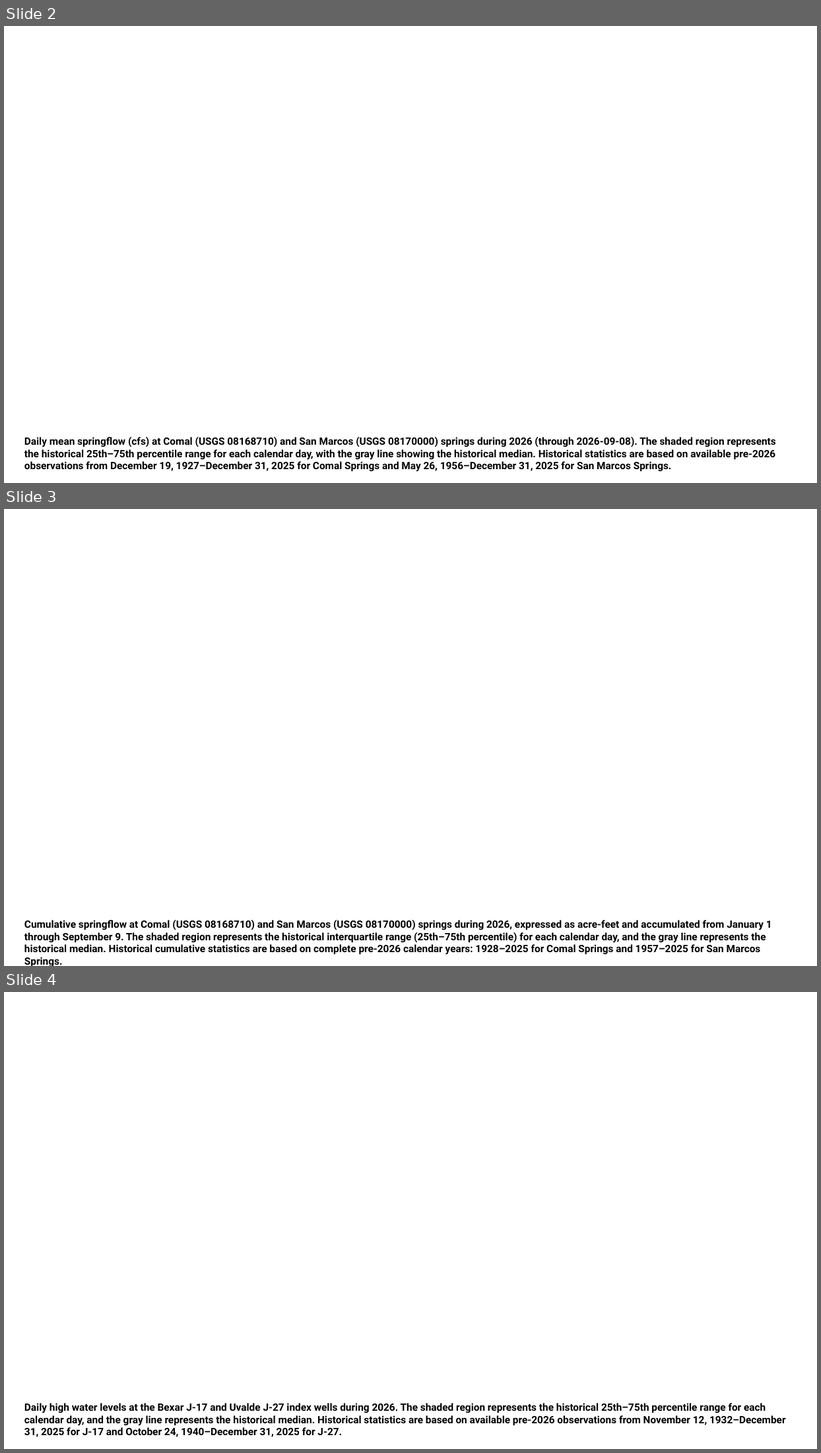
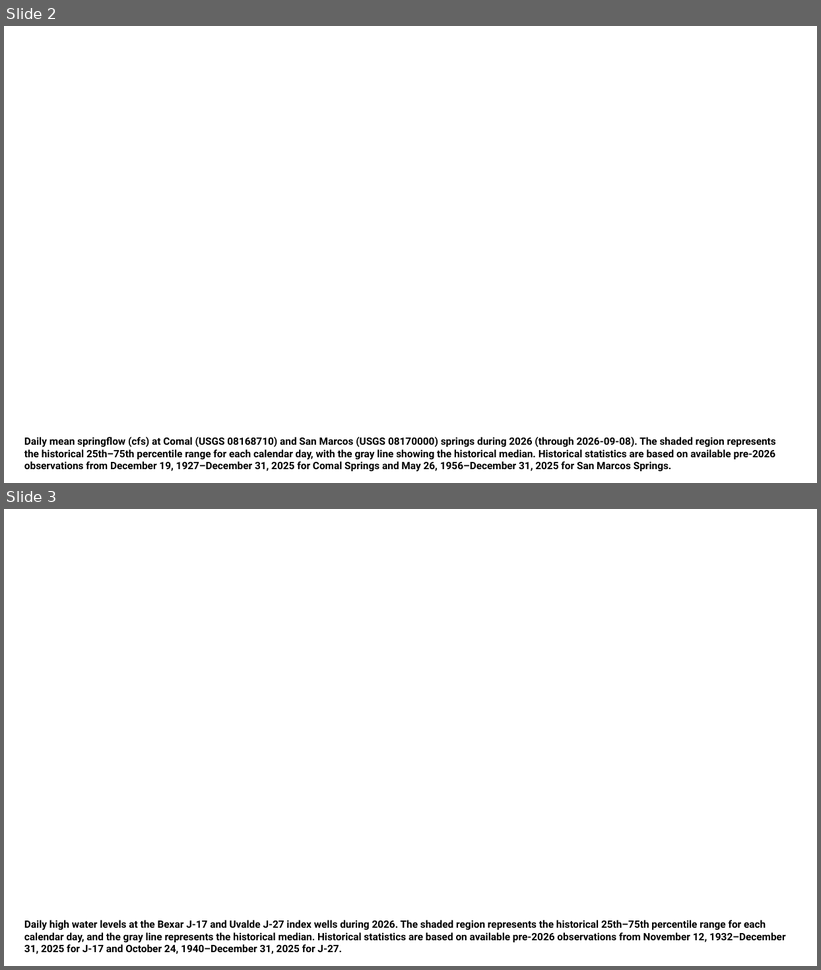
Before and after one commit to cfurl/EAHCP-Fall-2026-Sci-Comm, a slide deck: hydro_update/hydro update.pptx. Shown one above the other, each under a label of ours: slides 2, 3 and 4 before the commit, slides 2 and 3 after it. The pictures are 821x1453 and 821x970 pixels, drawn with LibreOffice and Linux fonts; fonts in the diff are those of the drawing; background and template pictures are left out. Boxes give left, top, right and bottom in pixels: in the first picture for what was removed or moved away, otherwise in the second. Text is boxed around its words. In the diff, an @@ line names an element or a change of style, - is before the commit and + after.

```diff
--- a/hydro_update/hydro update.pptx
+++ b/hydro_update/hydro update.pptx
@@ slide 3 removed at box(4, 509, 817, 966), background picture (left out) @@
@@ text removed at box(24, 920, 772, 966) @@
-Cumulative springflow at Comal (USGS 08168710) and San Marcos (USGS 08170000) springs during 2026, expressed as acre-feet and accumulated from January 1 through September 9. The shaded region represents the historical interquartile range (25th–75th percentile) for each calendar day, and the gray line represents the historical median. Historical cumulative statistics are based on complete pre-2026 calendar years: 1928–2025 for Comal Springs and 1957–2025 for San Marcos Springs.
@@ what was slide 4 is now slide 3 @@
```
Also in this commit, not shown: 9 slides added, 14 other files.
